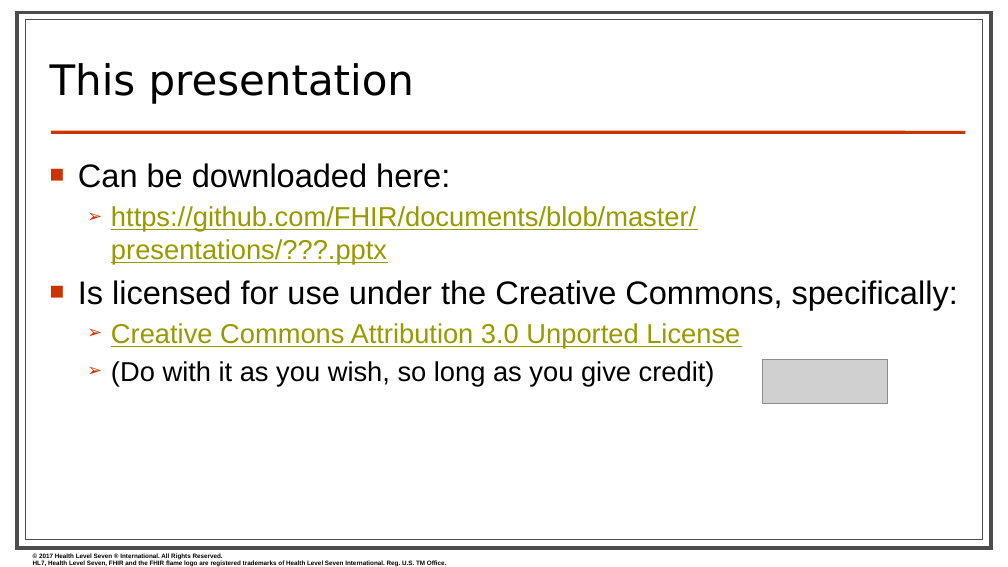
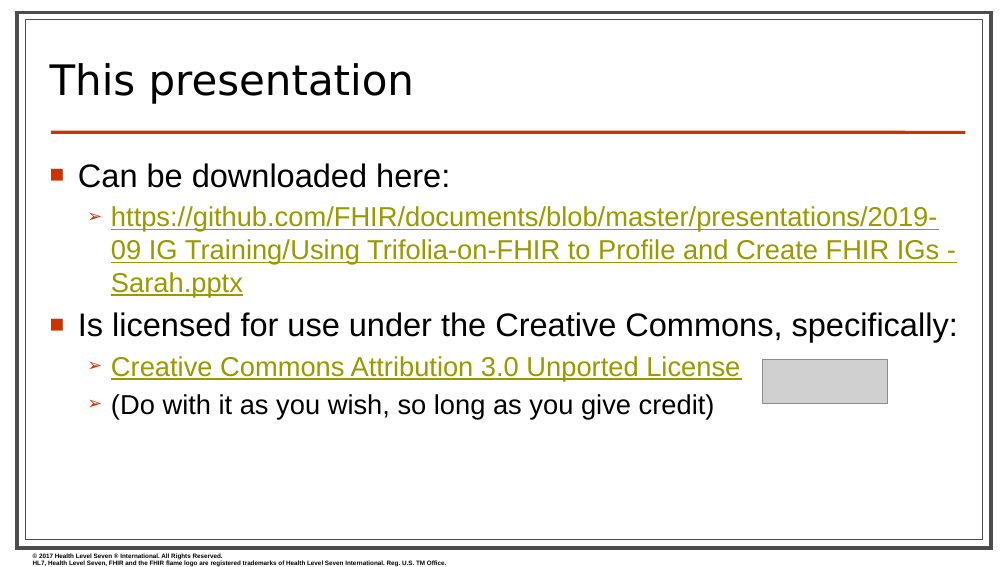
Before and after one commit to FHIR/documents, a slide deck: slide 3 of presentations/2019-09 IG Training/Using Trifolia-on-FHIR to Profile and Create FHIR IGs - Sarah.pptx. Drawn at 1008x567 pixels with LibreOffice and Linux fonts; fonts in the diff are those of the drawing; grey boxes stand for pictures; background and template pictures are left out. Boxes give left, top, right and bottom in pixels: in the first picture for what was removed or moved away, otherwise in the second. Text is boxed around its words. In the diff, an @@ line names an element or a change of style, - is before the commit and + after.

Commit message:
Updated

```diff
--- a/presentations/2019-09 IG Training/Using Trifolia-on-FHIR to Profile and Create FHIR IGs - Sarah.pptx
+++ b/presentations/2019-09 IG Training/Using Trifolia-on-FHIR to Profile and Create FHIR IGs - Sarah.pptx
@@ text at box(111, 206, 939, 297): text changed @@
-  ➢ https://github.com/FHIR/documents/blob/master/presentations/???.pptx
+  ➢ https://github.com/FHIR/documents/blob/master/presentations/2019-09 IG Training/Using Trifolia-on-FHIR to Profile and Create FHIR IGs - Sarah.pptx
```
Also in this commit, not shown: 4 other slides changed, 4 slides added, 4 slides removed.
